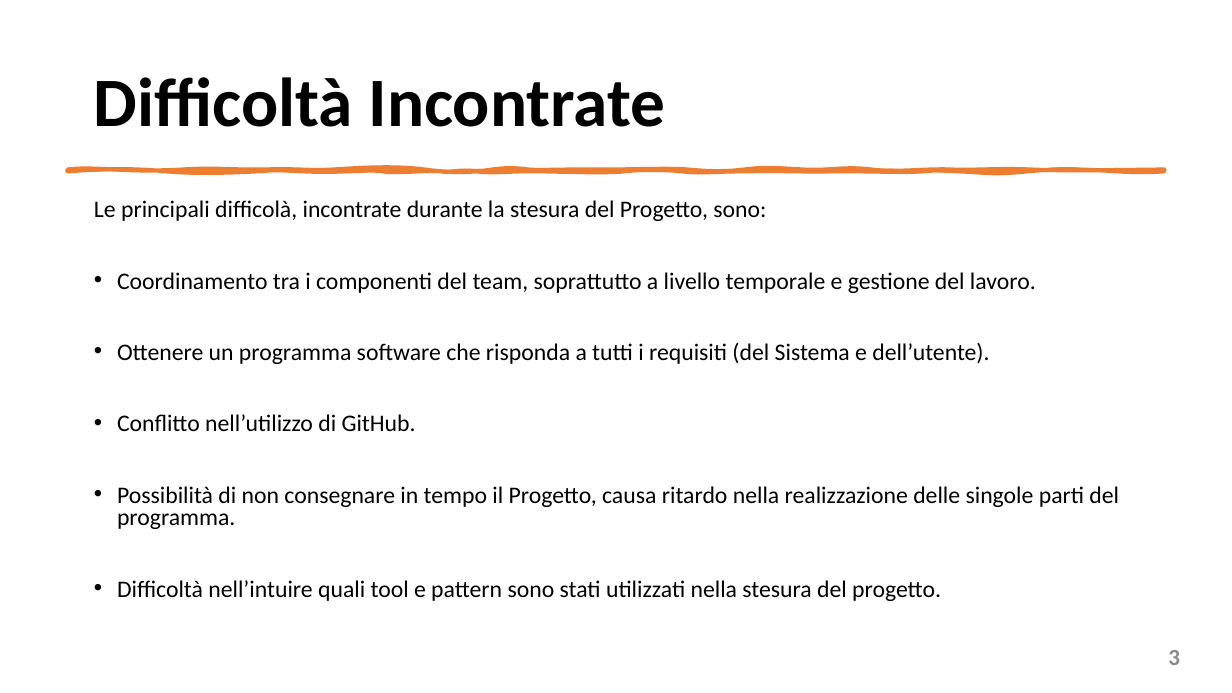
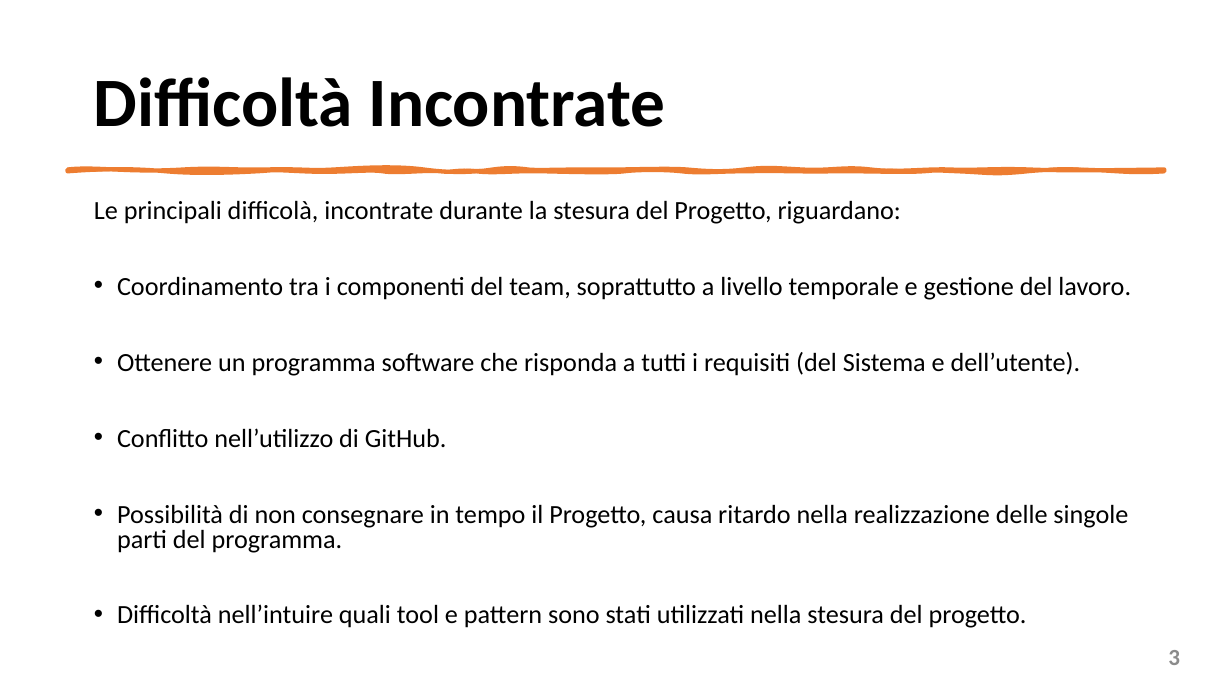
Before and after one commit to mangilimatteo/Progetto_Ingegneria_Software_Cattaneo_Mangili_Saini, a slide deck: slide 3 of Presentazione/Presentazione_Progetto.pptx. Drawn at 1232x693 pixels with LibreOffice and Linux fonts; fonts in the diff are those of the drawing. Boxes give left, top, right and bottom in pixels: in the first picture for what was removed or moved away, otherwise in the second. Text is boxed around its words. In the diff, an @@ line names an element or a change of style, - is before the commit and + after.

Commit message:
Update Presentazione Progetto

```diff
--- a/Presentazione/Presentazione_Progetto.pptx
+++ b/Presentazione/Presentazione_Progetto.pptx
@@ text at [94, 200, 901, 224]: text changed; size 18.5 to 20.4 pt @@
-Le principali difficolà, incontrate durante la stesura del Progetto, sono:
+Le principali difficolà, incontrate durante la stesura del Progetto, riguardano:
@@ text at [117, 276, 1131, 628]: size 18.5 to 20.4 pt in "Coordinamento tra i componenti del team, soprattutto ...", "Ottenere un programma software che risponda a ...", "Conflitto nell’utilizzo di GitHub.", "Possibilità di non consegnare in tempo il ..." and 1 more places @@
```
Also in this commit, not shown: 11 other slides changed.
